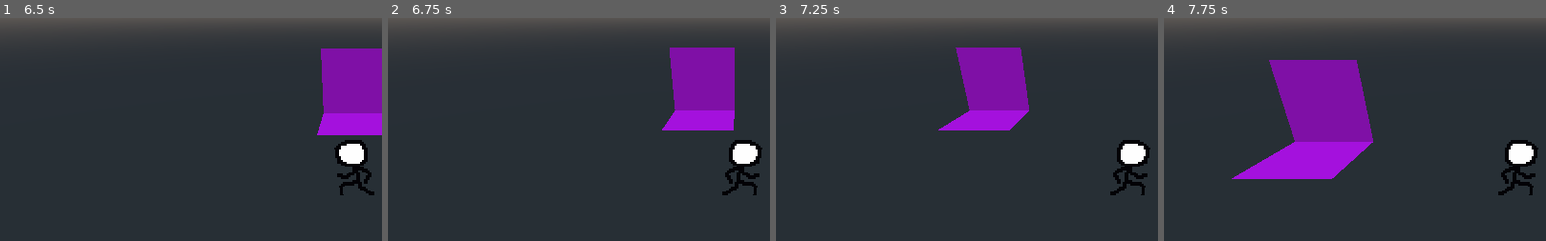
Above: before the commit, frames 1-4 (left to right).
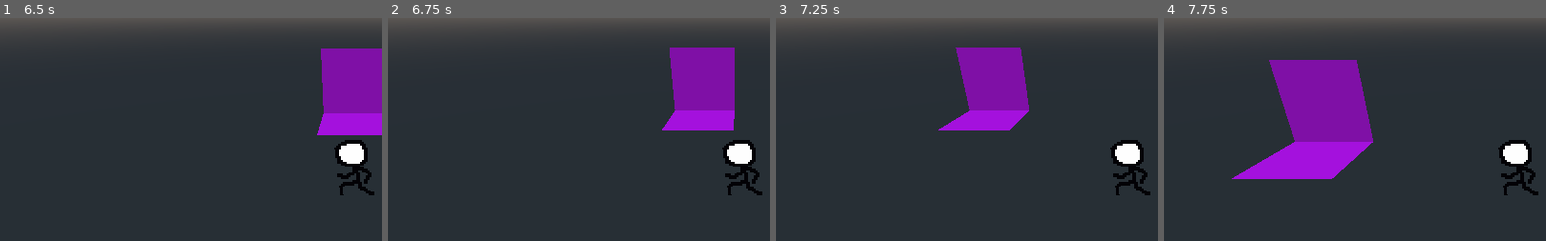
Above: after the commit, the same moments.

Repository: Tusentio/GlobalGameJam2022
Game: Godot game, scene res://Scenes/Menu/Menu.tscn
The game is run twice, just before and just after one commit, with the same random seed, the same clock (stepped at 60 frames per second) and the same inputs.
Inputs:
- Up to frame 1 (6.5 s): click "Play" at 0.5 s; hold D (walk_right) 1.28-2.03 s; hold S (walk_down) 2.03-2.78 s; hold D (walk_right) 2.78-3.53 s; hold W (walk_up) 3.53-4.28 s; hold A (walk_left) 4.28-5.78 s; hold S (walk_down) from 5.78 s (still down)
- Up to frame 2 (6.75 s): release S (walk_down) at 6.53 s; hold D (walk_right) from 6.53 s (still down)
- Up to frame 3 (7.25 s): keep holding D (walk_right)
- Up to frame 4 (7.75 s): release D (walk_right) at 7.28 s; hold W (walk_up) from 7.28 s (still down)
The pictures show only the part of the screen within x 4-54%, y 18-68%; the shares and areas given below are measured in that part.

Frame 1 is identical in both runs. In frame 2, 1.0% of the frame differs, in the area x 87-98%, y 54-80%; in frame 3, 1.0%; in frame 4, 1.0%.

Commit message:
Turn on input event

Diff:
--- a/Scenes/Player/Player.gd
+++ b/Scenes/Player/Player.gd
@@ -9,12 +9,14 @@
 	velocity.x = Input.get_action_strength("walk_right") - Input.get_action_strength("walk_left");
 	velocity.z = Input.get_action_strength("walk_down") - Input.get_action_strength("walk_up");
 
-	# Animation
-	if velocity.x < 0 and not flipped:
+	velocity = move_and_slide(velocity.normalized() * move_speed, Vector3.UP);
+
+func _input(event):
+	var facing = Input.get_action_strength("walk_right") - Input.get_action_strength("walk_left");
+
+	if flipped and facing > 0:
+		flipped = false;
+		$Animator.play("flip_left");
+	elif not flipped and facing < 0:
 		flipped = true;
-		$Animator.play("flip_left");
-	elif velocity.x > 0 and flipped:
-		flipped = false;
 		$Animator.play("flip_right");
-
-	velocity = move_and_slide(velocity.normalized() * move_speed, Vector3.UP);
--- a/Scenes/Player/Player.tscn
+++ b/Scenes/Player/Player.tscn
@@ -37,7 +37,7 @@
 "times": PoolRealArray( 0, 0.15 ),
 "transitions": PoolRealArray( -2, -2 ),
 "update": 0,
-"values": [ Vector3( 0, 180, 0 ), Vector3( 0, 0, 0 ) ]
+"values": [ Vector3( 0, 0, 0 ), Vector3( 0, -180, 0 ) ]
 }
 
 [node name="Player" type="KinematicBody"]
